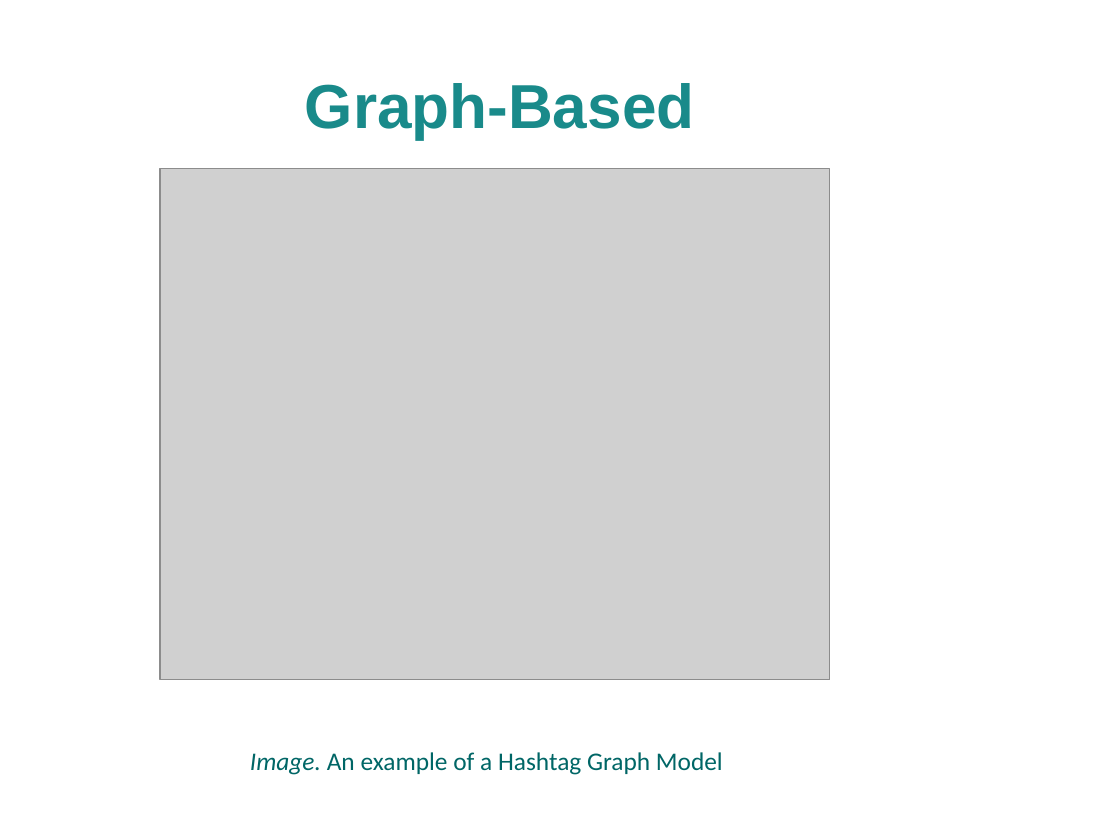
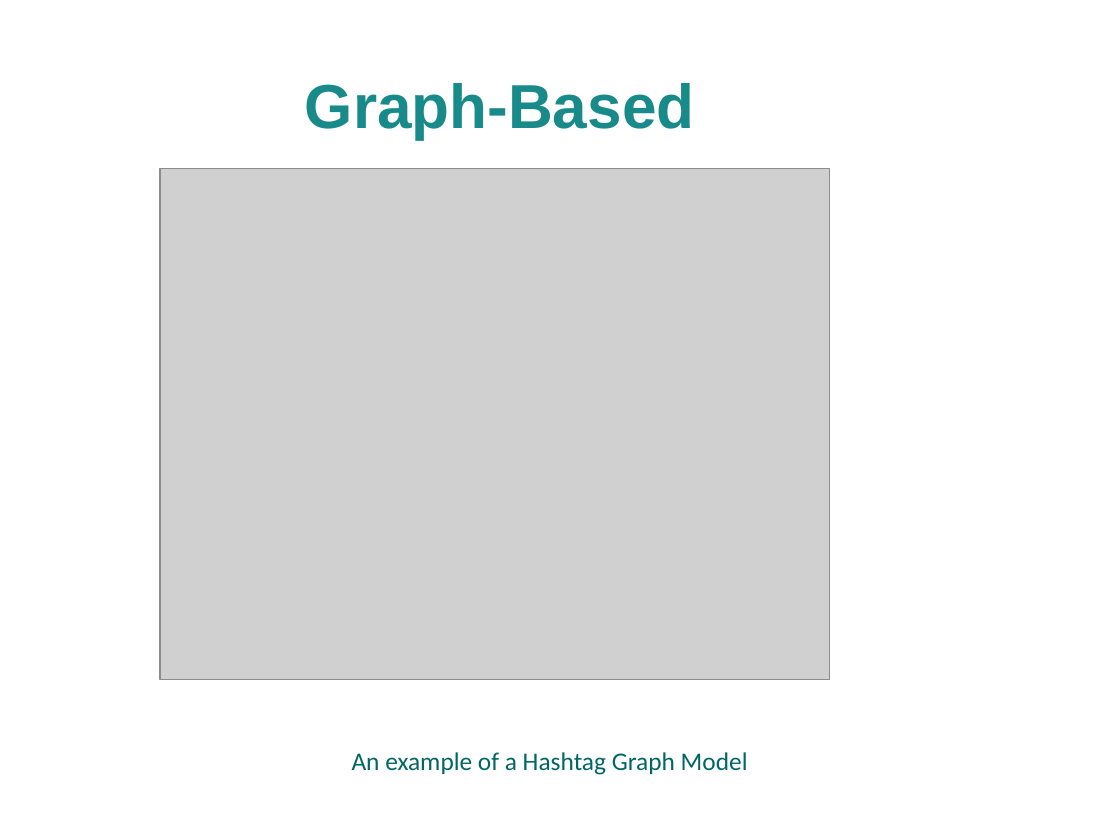
Before and after one commit to alextsil/twitter-topic-detection-and-analysis, a slide deck: slide 22 of parousiasi/presentation.odp (slide 23 before the commit). Drawn at 1120x840 pixels with LibreOffice and Linux fonts; fonts in the diff are those of the drawing; grey boxes stand for pictures; background and template pictures are left out. Boxes give left, top, right and bottom in pixels: in the first picture for what was removed or moved away, otherwise in the second. Text is boxed around its words. In the diff, an @@ line names an element or a change of style, - is before the commit and + after.

```diff
--- a/parousiasi/presentation.odp
+++ b/parousiasi/presentation.odp
@@ text at <box>352,752,748,775</box>: text changed @@
-Image. An example of a Hashtag Graph Model
+An example of a Hashtag Graph Model
```
Also in this commit, not shown: 3 other slides changed, 1 slide removed.
